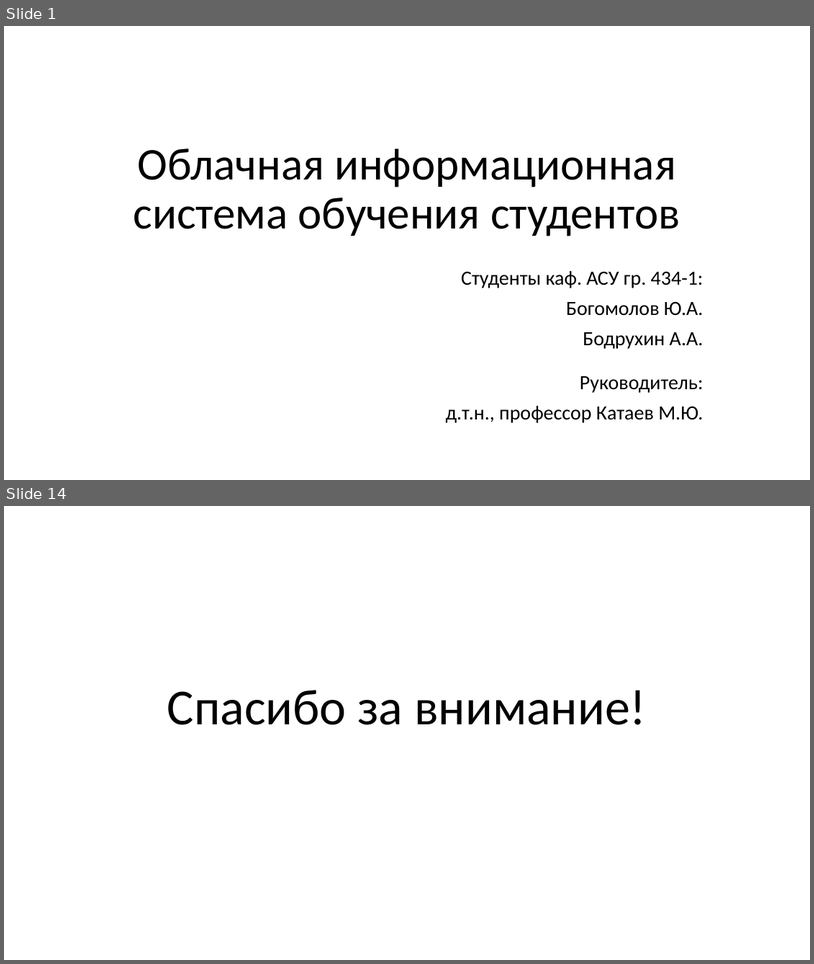
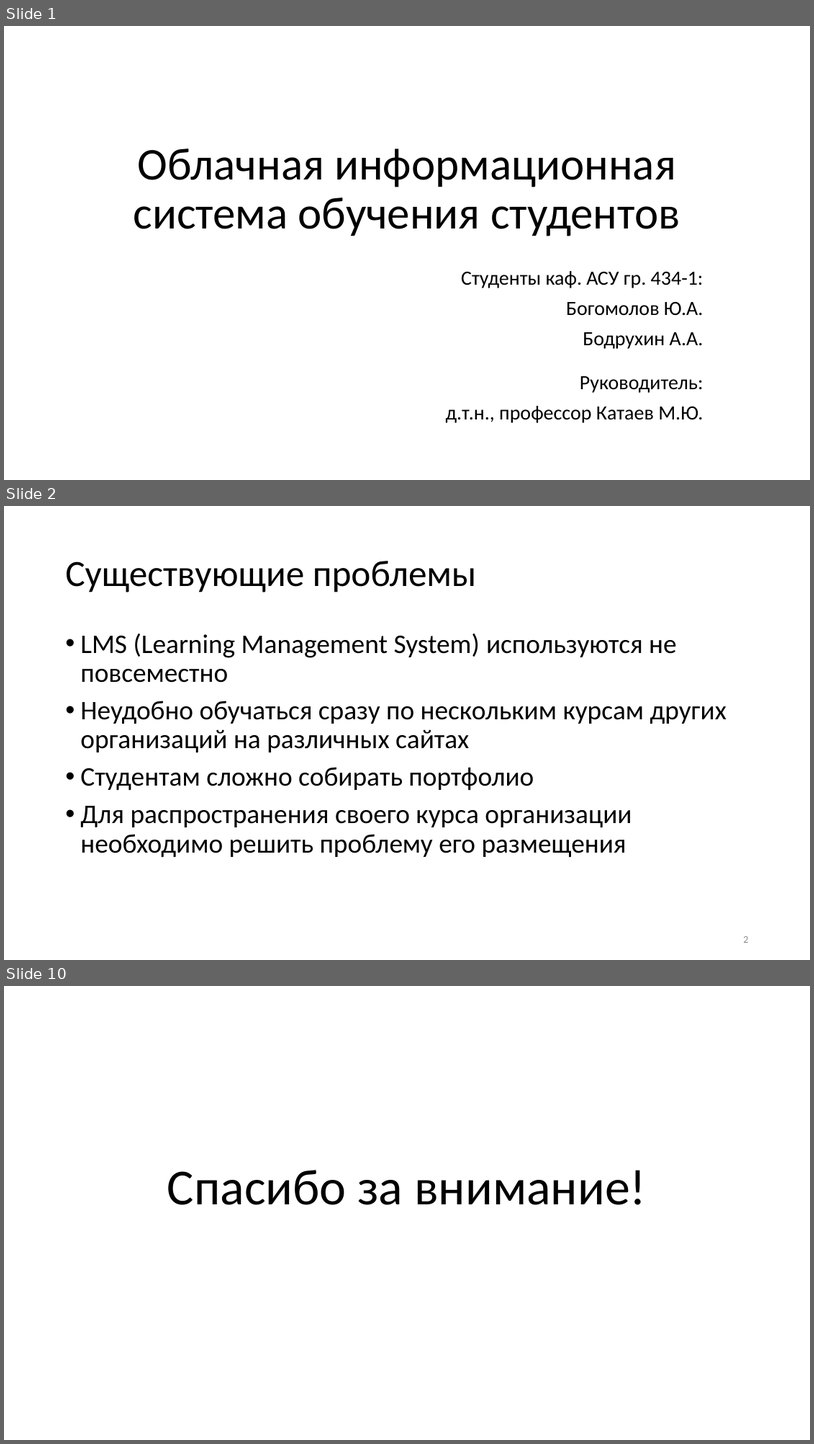
Before and after one commit to KerkDovan/GPO, a slide deck: Конференции/7. Научная сессия ТУСУР 2018/Выступление/Презентация.pptx. Shown one above the other, each under a label of ours: slides 1 and 14 before the commit, slides 1, 2 and 10 after it; the slides between them are not shown. The pictures are 814x964 and 814x1444 pixels, drawn with LibreOffice and Linux fonts; fonts in the diff are those of the drawing. Boxes give left, top, right and bottom in pixels: in the first picture for what was removed or moved away, otherwise in the second. Text is boxed around its words. In the diff, an @@ line names an element or a change of style, - is before the commit and + after.

```diff
--- a/Конференции/7. Научная сессия ТУСУР 2018/Выступление/Презентация.pptx
+++ b/Конференции/7. Научная сессия ТУСУР 2018/Выступление/Презентация.pptx
@@ slide 2 added at [4, 506, 810, 960], background #FFFFFF @@
@@ title added at [65, 561, 476, 592], 44 pt, text #000000 @@
+Существующие проблемы
@@ text added at [80, 633, 727, 857], 32 pt, text #000000 @@
+• LMS (Learning Management System) используются не повсеместно
+• Неудобно обучаться сразу по нескольким курсам других организаций на различных сайтах
+• Студентам сложно собирать портфолио
+• Для распространения своего курса организации необходимо решить проблему его размещения
@@ page number added at [743, 936, 748, 942], 12 pt, text #8C8C8C @@
+2
@@ what was slide 14 is now slide 10 @@
```
Also in this commit, not shown: 1 slide changed, 6 other slides added, 11 slides removed, 20 other files.
